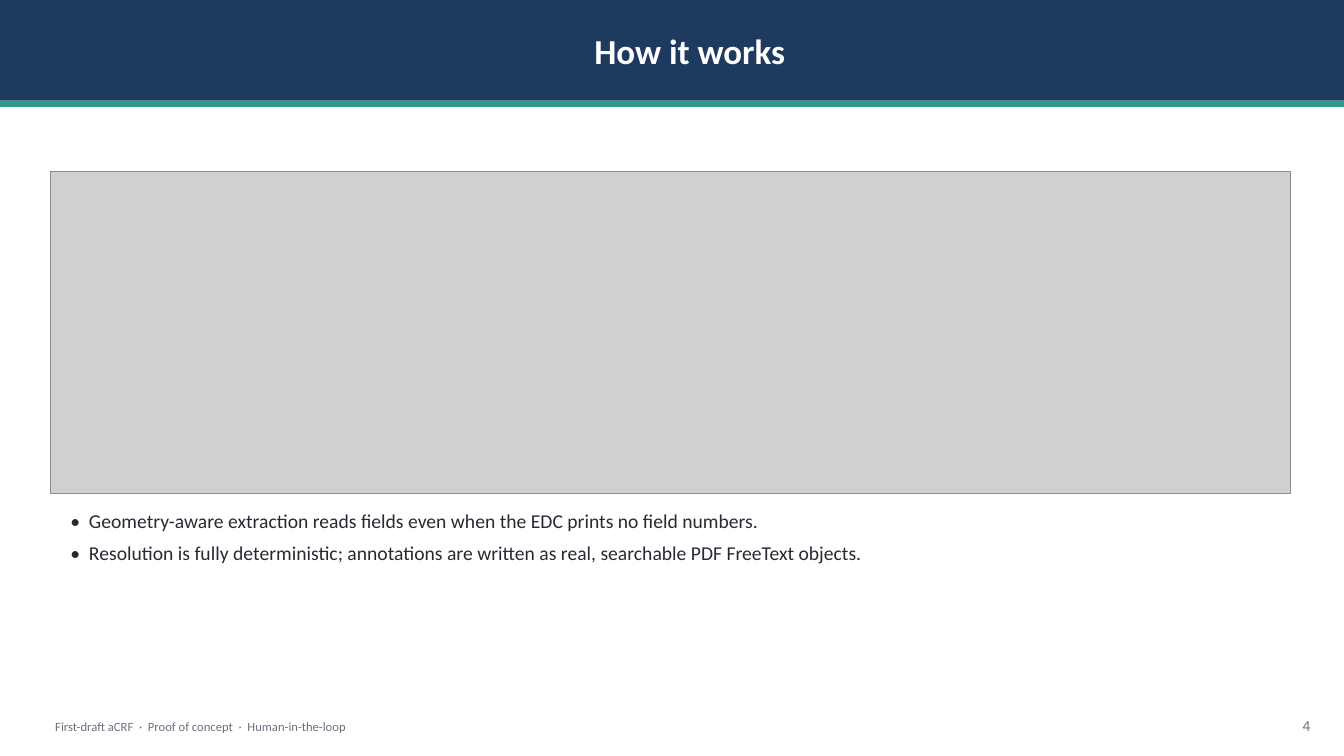
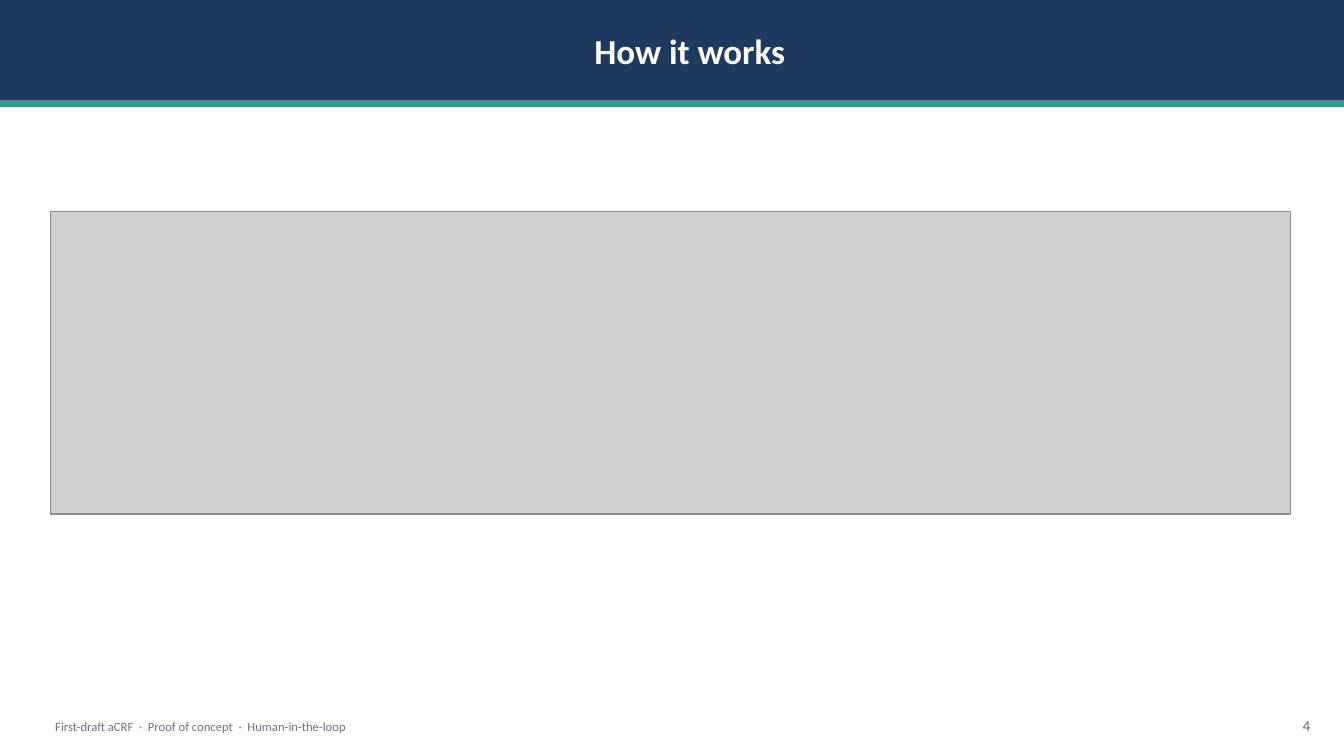
Before and after one commit to clonefutura10/design-repo, a slide deck: slide 4 of DEMO_new.pptx. Drawn at 1344x756 pixels with LibreOffice and Linux fonts; fonts in the diff are those of the drawing; grey boxes stand for pictures. Boxes give left, top, right and bottom in pixels: in the first picture for what was removed or moved away, otherwise in the second. Text is boxed around its words. In the diff, an @@ line names an element or a change of style, - is before the commit and + after.

```diff
--- a/DEMO_new.pptx
+++ b/DEMO_new.pptx
@@ picture: place and size @@
-picture at (50, 171, 1291, 494)
+picture at (50, 212, 1291, 514)
@@ text removed at (89, 514, 862, 564) @@
-• Geometry-aware extraction reads fields even when the EDC prints no field numbers.
-• Resolution is fully deterministic; annotations are written as real, searchable PDF FreeText objects.
```
Also in this commit, not shown: 9 other slides changed.
